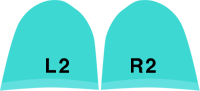
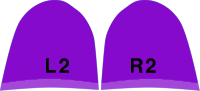
Revision of a layered 200 x 91 image; what changed, layer by layer:
painted on "left" over [0, 0, 99, 91]
painted on "right" over [101, 0, 200, 91]
